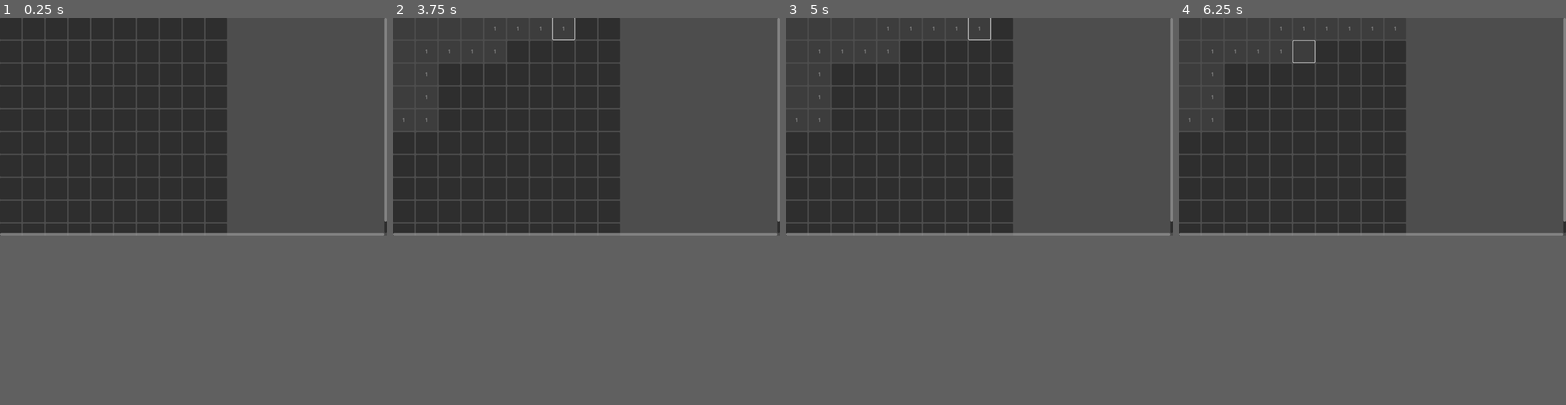
Above: before the commit, frames 1-4 (left to right).
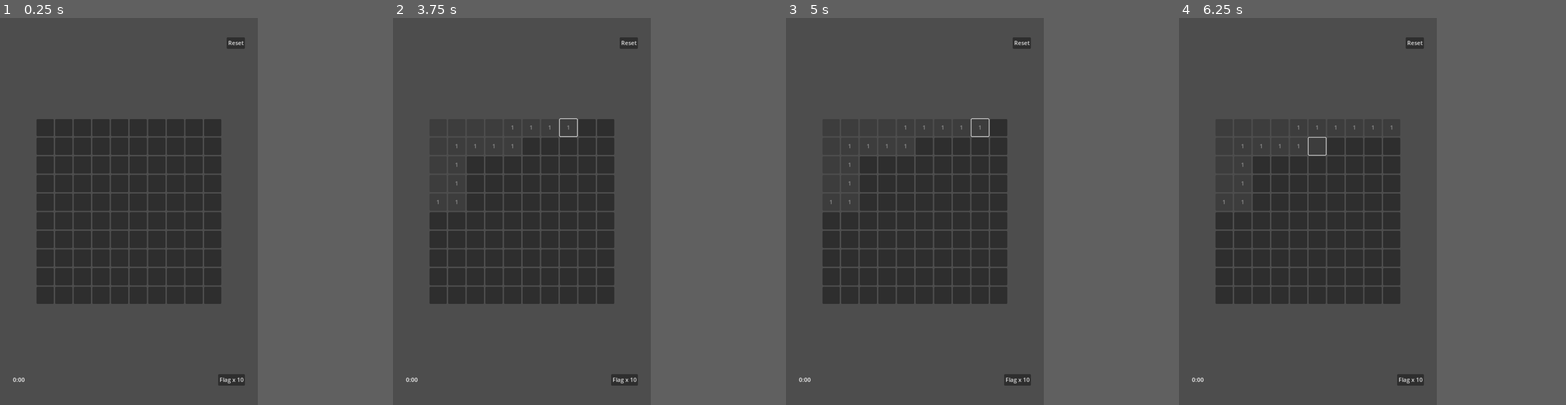
Above: after the commit, the same moments.

Repository: SocratesDz/minesweeper_godot
Game: Godot game, scene res://main.tscn
Two runs of this game, one before a commit and one after it. Both use one fixed random seed, a clock stepped at 60 frames per second and the inputs below.
Inputs (mouse positions are in pixels of both pictures, inside the frame that each line leads up to; where the layout moved, square brackets give the same spot in the first picture):
- Up to frame 1 (0.25 s): no input
- Up to frame 2 (3.75 s): click (745, 33) at 0.5 s, where only the run after the commit has a clickable "Reset"; click (462, 79) [404, 29] at 1.25 s; click (601, 79) [516, 29] at 2 s; click (629, 79) [540, 29] at 2.75 s; click (656, 79) [563, 29] at 3.5 s
- Up to frame 3 (5 s): click (1076, 79) [979, 29] at 4.25 s
- Up to frame 4 (6.25 s): click (1496, 79) [1395, 29] at 5 s; click (1387, 91) [1302, 52] at 5.75 s
In our replay, the window is 800x450 before the commit and 533x800 after it. These sizes can differ from the game's own. Grey fills any space a smaller window leaves; there, only what the larger window draws over its background counts as a difference.

The runs differ from the first frame. In frame 1, 28% of the frame differs, in the area x 0-100%, y 0-95%; in frame 2, 22%; in frame 3, 21%; in frame 4, 21%.

Commit message:
Add primitive layout for minesweeper.

Diff:
--- /dev/null
+++ b/game_screen.tscn
@@ -0,0 +1,60 @@
+[gd_scene load_steps=2 format=3 uid="uid://crkssski8j412"]
+
+[ext_resource type="PackedScene" uid="uid://dlps805l12qne" path="res://minefield.tscn" id="1_hv014"]
+
+[node name="GameScreen" type="Control"]
+layout_mode = 3
+anchors_preset = 15
+anchor_right = 1.0
+anchor_bottom = 1.0
+grow_horizontal = 2
+grow_vertical = 2
+
+[node name="MarginContainer" type="MarginContainer" parent="."]
+layout_mode = 1
+anchors_preset = -1
+anchor_left = 0.05
+anchor_top = 0.05
+anchor_right = 0.95
+anchor_bottom = 0.95
+grow_horizontal = 2
+grow_vertical = 2
+
+[node name="VBoxContainer" type="VBoxContainer" parent="MarginContainer"]
+layout_mode = 2
+
+[node name="HBoxContainer2" type="HBoxContainer" parent="MarginContainer/VBoxContainer"]
+layout_mode = 2
+
+[node name="Button" type="Button" parent="MarginContainer/VBoxContainer/HBoxContainer2"]
+layout_mode = 2
+size_flags_horizontal = 10
+size_flags_vertical = 4
+text = "Reset"
+
+[node name="MarginContainer" type="MarginContainer" parent="MarginContainer/VBoxContainer"]
+layout_mode = 2
+size_flags_vertical = 3
+theme_override_constants/margin_top = 50
+theme_override_constants/margin_bottom = 50
+
+[node name="ScrollContainer" type="ScrollContainer" parent="MarginContainer/VBoxContainer/MarginContainer"]
+layout_mode = 2
+size_flags_vertical = 3
+
+[node name="Minefield" parent="MarginContainer/VBoxContainer/MarginContainer/ScrollContainer" instance=ExtResource("1_hv014")]
+layout_mode = 2
+size_flags_horizontal = 6
+size_flags_vertical = 6
+
+[node name="HBoxContainer" type="HBoxContainer" parent="MarginContainer/VBoxContainer"]
+layout_mode = 2
+
+[node name="Label" type="Label" parent="MarginContainer/VBoxContainer/HBoxContainer"]
+layout_mode = 2
+text = "0:00"
+
+[node name="Button" type="Button" parent="MarginContainer/VBoxContainer/HBoxContainer"]
+layout_mode = 2
+size_flags_horizontal = 10
+text = "Flag x 10"
--- a/main.tscn
+++ b/main.tscn
@@ -1,23 +1,9 @@
 [gd_scene load_steps=3 format=3 uid="uid://d218p0wtcr8fb"]
 
 [ext_resource type="Script" path="res://main.gd" id="1_ki4dj"]
-[ext_resource type="PackedScene" uid="uid://dlps805l12qne" path="res://minefield.tscn" id="2_hpmdl"]
+[ext_resource type="PackedScene" uid="uid://crkssski8j412" path="res://game_screen.tscn" id="2_n7rvw"]
 
 [node name="Main" type="Node"]
 script = ExtResource("1_ki4dj")
 
-[node name="ScrollContainer" type="ScrollContainer" parent="."]
-clip_contents = false
-anchors_preset = 15
-anchor_right = 1.0
-anchor_bottom = 1.0
-grow_horizontal = 2
-grow_vertical = 2
-horizontal_scroll_mode = 2
-vertical_scroll_mode = 2
-
-[node name="Minefield" parent="ScrollContainer" instance=ExtResource("2_hpmdl")]
-layout_mode = 2
-size_flags_horizontal = 3
-size_flags_vertical = 3
-metadata/_edit_use_anchors_ = true
+[node name="GameScreen" parent="." instance=ExtResource("2_n7rvw")]
--- a/mine_button.tscn
+++ b/mine_button.tscn
@@ -3,7 +3,7 @@
 [ext_resource type="Script" path="res://mine_button.gd" id="1_f358i"]
 
 [node name="MineButton" type="Button"]
-custom_minimum_size = Vector2(64, 64)
+custom_minimum_size = Vector2(48, 48)
 anchors_preset = 15
 anchor_right = 1.0
 anchor_bottom = 1.0
--- a/project.godot
+++ b/project.godot
@@ -17,8 +17,11 @@
 
 [display]
 
+window/size/viewport_width=720
+window/size/viewport_height=1080
 window/stretch/mode="canvas_items"
 window/stretch/aspect="expand"
+window/handheld/orientation=1
 
 [rendering]
 
